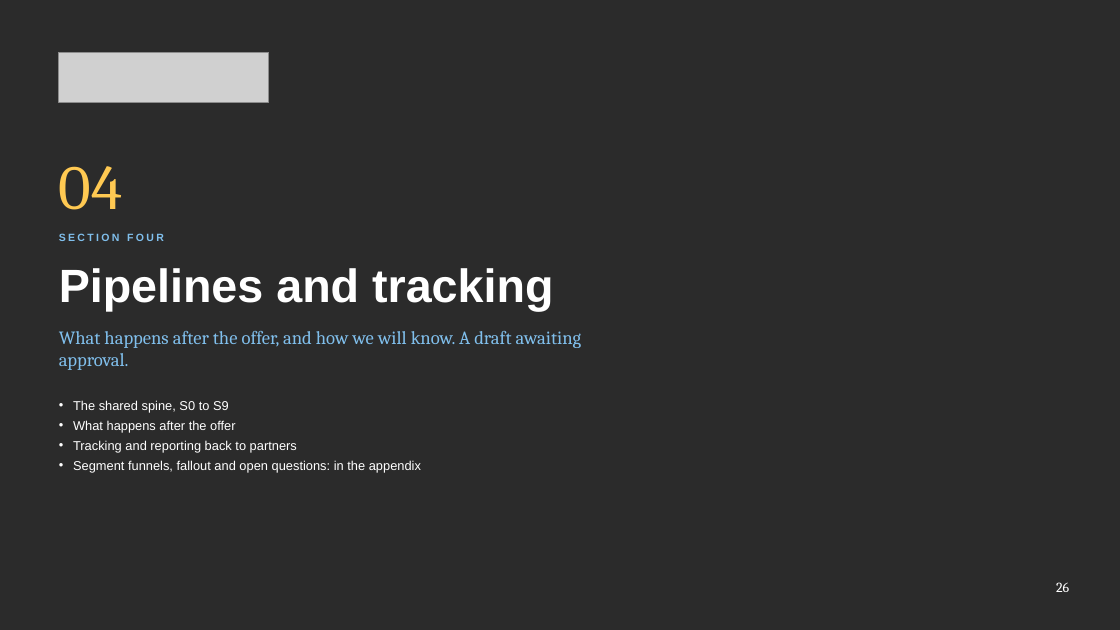
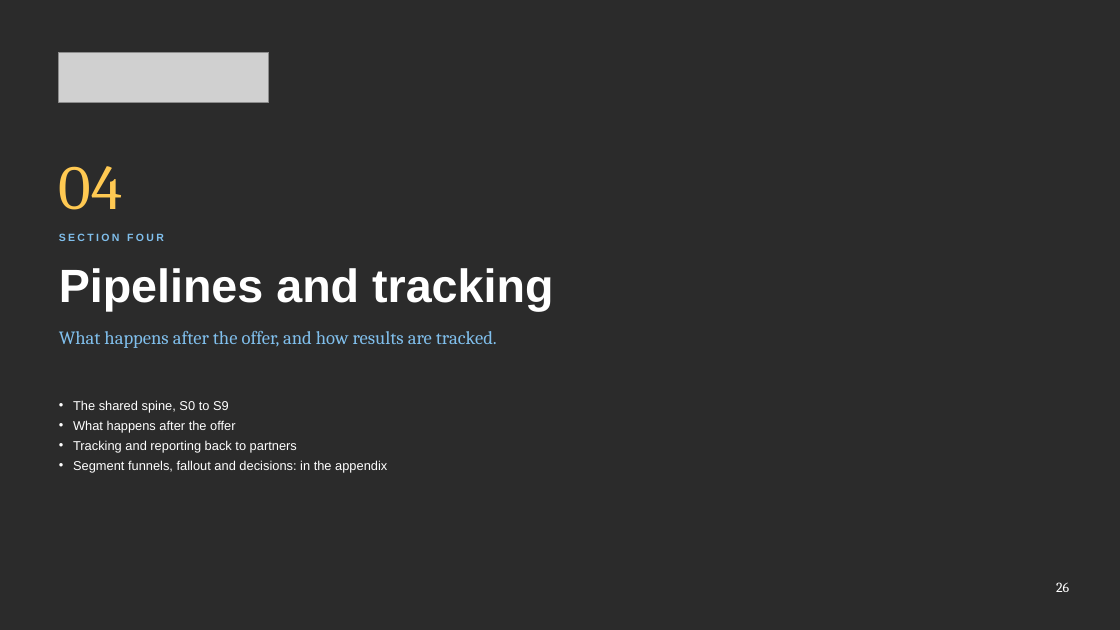
Before and after one commit to Nehemia-joh/Agenticmarketing, a slide deck: slide 26 of outputs/presentations/Silverleaf_Lead_Generation_Strategy_2026-10-12.pptx. Drawn at 1120x630 pixels with LibreOffice and Linux fonts; fonts in the diff are those of the drawing; grey boxes stand for pictures; background and template pictures are left out; a plain dark background stands for a picture behind light text. Boxes give left, top, right and bottom in pixels: in the first picture for what was removed or moved away, otherwise in the second. Text is boxed around its words. In the diff, an @@ line names an element or a change of style, - is before the commit and + after.

```diff
--- a/outputs/presentations/Silverleaf_Lead_Generation_Strategy_2026-10-12.pptx
+++ b/outputs/presentations/Silverleaf_Lead_Generation_Strategy_2026-10-12.pptx
@@ text at [59, 331, 497, 348]: text changed @@
-What happens after the offer, and how we will know. A draft awaiting approval.
+What happens after the offer, and how results are tracked.
@@ text at [73, 460, 387, 473]: text changed @@
-• Segment funnels, fallout and open questions: in the appendix
+• Segment funnels, fallout and decisions: in the appendix
```
Also in this commit, not shown: 27 other slides changed, 1 slide added, 1 slide removed, 7 other files.
